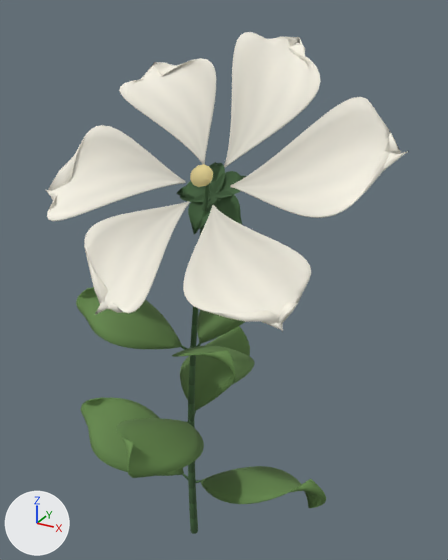
An edit to the glTF model www/models/flowers/gardenia-common-v2.glb, drawn before and after from the same camera.
The view is the same before and after, from a 50 mm lens placed at (0.967, -1.522, 1.838), pointed at (0.091, 0.071, 1.042). Arrows for +X, +Y and +Z are at lower left; the lights stay in place. The older version comes first. Vertices at exactly the same position are counted once.

In view in the first picture: 'gardenia-common-v2-leaf', 'gardenia-common-v2-petal', 'gardenia-common-v2-stem' and 1 more.
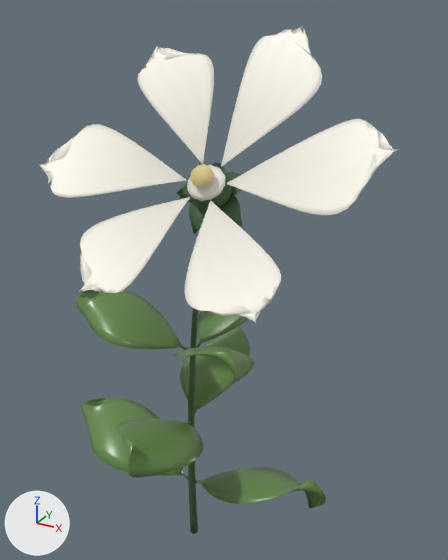
The change, as a list of edits to the scene's bpy script:
```text
Change mat_gardenia_leaf:
    where n0 = _N.new('ShaderNodeBsdfPrincipled'); n0.name = 'Principled BSDF'
    n0.inputs[2].default_value: 0.84 -> 0.29  # 'Roughness'
Change me_gardenia_common_v2_petal:
    used by ob_gardenia_common_v2_petal; location = (0.0, 0.0, 0.0)
    remove me_gardenia_common_v2_petal.from_pydata(...)  # 2508 vertices, 4992 faces; spans x -0.416..0.614, y -0.365..0.314, z 1.068..1.771
    add me_gardenia_common_v2_petal.from_pydata(...)  # 2648 vertices, 5268 faces; spans x -0.401..0.612, y -0.391..0.231, z 1.142..1.792
    me_gardenia_common_v2_petal part 1: the loose piece of 418 vertices spanning x -0.416..0.01, y -0.26..-0.014, z 1.273..1.514 is rebuilt with 418 vertices and now spans x -0.401..0.019, y -0.221..-0.024, z 1.334..1.517
    me_gardenia_common_v2_petal part 2: the loose piece of 418 vertices spanning x 0.118..0.482, y -0.324..-0.047, z 1.105..1.326 is rebuilt with 418 vertices and now spans x 0.115..0.424, y -0.341..-0.053, z 1.149..1.34
    me_gardenia_common_v2_petal part 3: the loose piece of 418 vertices spanning x 0.057..0.349, y 0.034..0.314, z 1.415..1.771 is rebuilt with 418 vertices and now spans x 0.107..0.354, y 0.019..0.231, z 1.419..1.792
    me_gardenia_common_v2_petal part 4: the loose piece of 418 vertices spanning x -0.171..0.083, y -0.365..-0.052, z 1.068..1.328 is rebuilt with 418 vertices and now spans x -0.174..0.052, y -0.391..-0.058, z 1.142..1.342
    me_gardenia_common_v2_petal part 5: the loose piece of 418 vertices spanning x 0.152..0.614, y -0.11..0.14, z 1.354..1.624 is rebuilt with 418 vertices and now spans x 0.144..0.612, y -0.111..0.068, z 1.364..1.577
    me_gardenia_common_v2_petal part 6: the loose piece of 418 vertices spanning x -0.272..0.048, y 0.028..0.193, z 1.416..1.699 is rebuilt with 418 vertices and now spans x -0.212..0.052, y 0.014..0.161, z 1.421..1.733
    me_gardenia_common_v2_petal part 7: a new loose piece of 140 vertices spanning x 0.023..0.141, y -0.058..0.023, z 1.334..1.423, in mat_gardenia_petal
```

Pixel boxes [x1, y1, x2, y2] of what changed, in the pictures (448 x 560 px):
'gardenia-common-v2-petal', reshaped: before [46, 32, 409, 332]; after [39, 26, 399, 323]
'gardenia-common-v2-leaf', surface changed: [81, 290, 311, 504] in both
part 1 of me_gardenia_common_v2_petal, rebuilt (23% shorter): before [46, 125, 186, 221]; after [39, 124, 186, 198]
part 2 of me_gardenia_common_v2_petal, rebuilt (25% narrower): before [183, 205, 311, 332]; after [185, 201, 281, 323]
part 3 of me_gardenia_common_v2_petal, rebuilt: before [224, 32, 321, 167]; after [221, 26, 322, 167]
part 4 of me_gardenia_common_v2_petal, rebuilt (15% shorter): before [84, 201, 190, 314]; after [80, 197, 190, 293]
part 5 of me_gardenia_common_v2_petal, rebuilt (20% shorter): before [231, 97, 409, 218]; after [227, 119, 399, 215]
part 6 of me_gardenia_common_v2_petal, rebuilt (21% narrower, 11% taller): before [119, 58, 216, 164]; after [138, 46, 214, 164]
part 7 of me_gardenia_common_v2_petal, added: after [187, 165, 226, 201]
